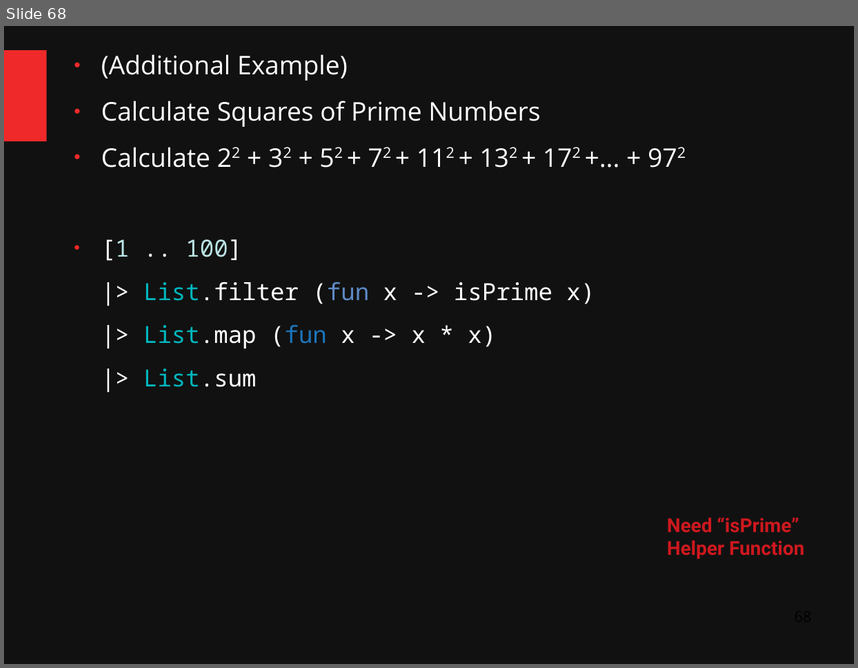
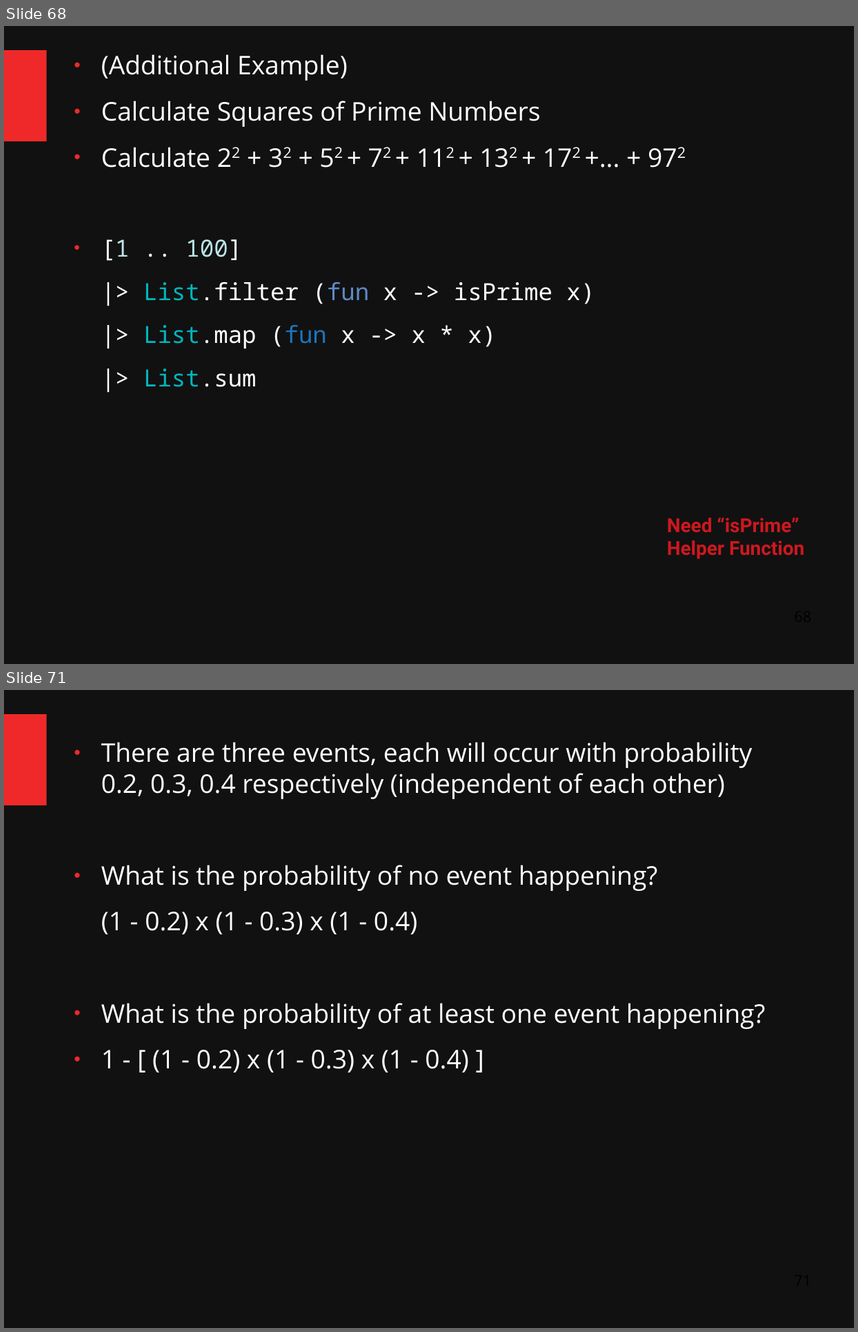
Before and after one commit to ChangHaiBin/FSharpPowerPoint, a slide deck: FSharp Talk Dark2.odp. Shown one above the other, each under a label of ours: slide 68 before the commit, slides 68 and 71 after it; the slides between them are not shown. The pictures are 858x668 and 858x1332 pixels, drawn with LibreOffice and Linux fonts; fonts in the diff are those of the drawing. Boxes give left, top, right and bottom in pixels: in the first picture for what was removed or moved away, otherwise in the second. Text is boxed around its words. In the diff, an @@ line names an element or a change of style, - is before the commit and + after.

```diff
--- a/FSharp Talk Dark2.odp
+++ b/FSharp Talk Dark2.odp
@@ slide 71 added at (x1=4, y1=690, x2=854, y2=1328), background #111111; not listed: 1 template element that a slide beside it also shows @@
@@ text added at (x1=101, y1=742, x2=765, y2=1072), 24 pt, text #FFFFFF @@
+● There are three events, each will occur with probability 0.2, 0.3, 0.4 respectively (independent of each other)
+● What is the probability of no event happening?
+(1 - 0.2) x (1 - 0.3) x (1 - 0.4)
+● What is the probability of at least one event happening?
+● 1 - [ (1 - 0.2) x (1 - 0.3) x (1 - 0.4) ]
```
Also in this commit, not shown: 13 other slides added, 1 other file.
